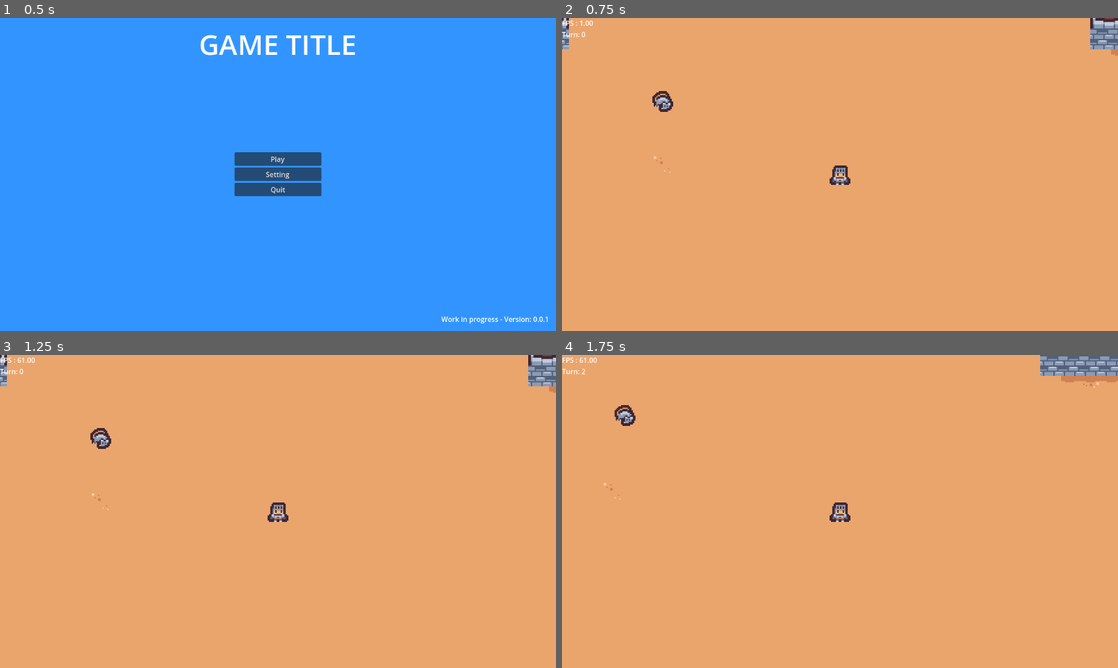
Above: before the commit, frames 1-4 (two rows, left to right).
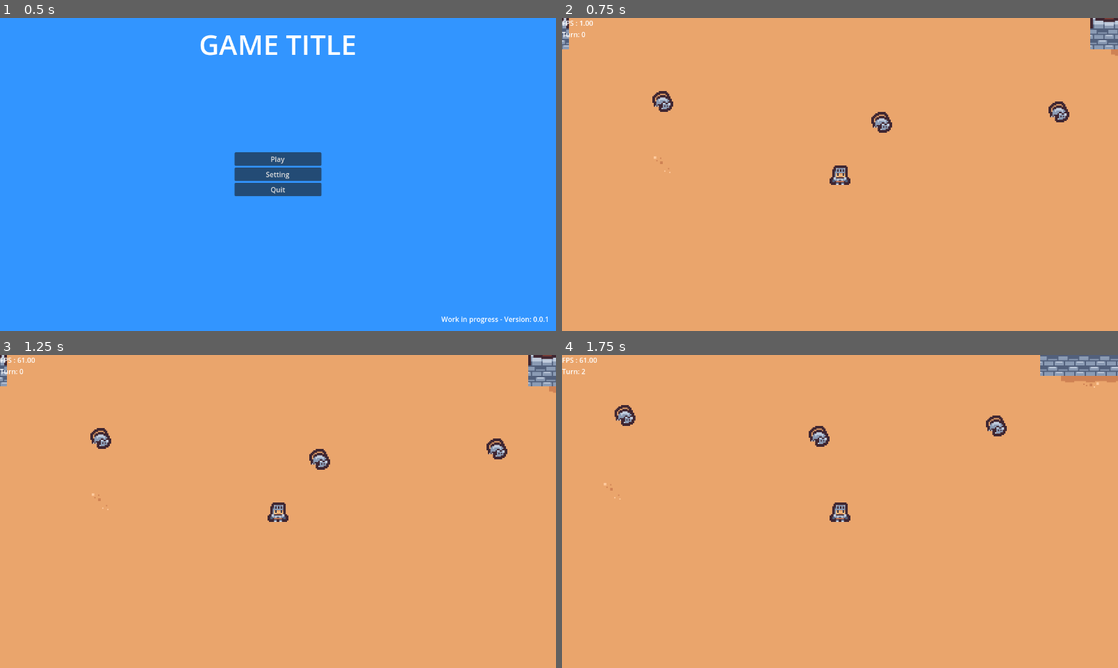
Above: after the commit, the same moments.

Repository: andarms/turn_base_tdb
Game: Godot game, scene res://src/screens/main_menu/main_menu.tscn
The game is run twice, just before and just after one commit, with the same random seed, the same clock (stepped at 60 frames per second) and the same inputs.
Inputs:
- Up to frame 1 (0.5 s): no input
- Up to frame 2 (0.75 s): click "Play" at 0.5 s
- Up to frame 3 (1.25 s): no input
- Up to frame 4 (1.75 s): tap Enter at 1.25 s; hold Right (right) from 1.28 s (still down)

Frame 1 is identical in both runs. In frame 2, 0.4% of the frame differs, in the area x 55-92%, y 26-37%; in frame 3, 0.4%; in frame 4, 0.4%.

Commit message:
add pause sun screen

Diff:
--- a/project.godot
+++ b/project.godot
@@ -64,6 +64,11 @@
 "events": [Object(InputEventKey,"resource_local_to_scene":false,"resource_name":"","device":-1,"window_id":0,"alt_press …(182 unchanged characters)…
 ]
 }
+pause={
+"deadzone": 0.5,
+"events": [Object(InputEventKey,"resource_local_to_scene":false,"resource_name":"","device":-1,"window_id":0,"alt_pressed":false,"shift_pressed":false,"ctrl_pressed":false,"meta_pressed":false,"pressed":false,"keycode":0,"physical_keycode":80,"key_label":0,"unicode":112,"echo":false,"script":null)
+]
+}
 
 [rendering]
 
--- a/src/ai/core/nodes/agent.gd
+++ b/src/ai/core/nodes/agent.gd
@@ -13,6 +13,8 @@
 
 
 func _process(delta: float) -> void:
+	if AssetsReferences.paused:
+		return
 	if not current_action:
 		return
 	var valid = current_action.validate_preconditions(percents)
--- a/src/entities/player/player_movement.gd
+++ b/src/entities/player/player_movement.gd
@@ -10,6 +10,8 @@
 
 
 func _process(_delta: float) -> void:
+	if AssetsReferences.paused:
+		return
 	if is_moving:
 		return
 
@@ -24,6 +26,8 @@
 
 
 func _physics_process(delta: float) -> void:
+	if AssetsReferences.paused:
+		return
 	if !is_moving:
 		return
 
--- a/src/managers/assets_references.gd
+++ b/src/managers/assets_references.gd
@@ -1,6 +1,11 @@
 extends Node
 
 var damage_indicator = preload("res://src/components/damage_indicator/damage_indicator.tscn")
+var paused = false
+
+
+func back_to_main_menu():
+	get_tree().change_scene_to_file("res://src/screens/main_menu/main_menu.tscn")
 
 
 func create_damage_indicator(position: Vector2, damage: int):
--- /dev/null
+++ b/src/screens/play/pause/pause.gd
@@ -0,0 +1,16 @@
+class_name PauseSubScreen extends Control
+
+
+func _on_main_menu_button_pressed():
+	AssetsReferences.paused = false
+	AssetsReferences.back_to_main_menu()
+
+
+func _on_continue_pressed() -> void:
+	AssetsReferences.paused = false
+	visible = false
+
+
+func toggle():
+	AssetsReferences.paused = !AssetsReferences.paused
+	visible = AssetsReferences.paused
--- /dev/null
+++ b/src/screens/play/pause/pause.tscn
@@ -0,0 +1,57 @@
+[gd_scene load_steps=2 format=3 uid="uid://cfjg5t1pcdmdp"]
+
+[ext_resource type="Script" path="res://src/screens/play/pause/pause.gd" id="1_1o3dh"]
+
+[node name="Pause" type="Control"]
+layout_mode = 3
+anchors_preset = 15
+anchor_right = 1.0
+anchor_bottom = 1.0
+grow_horizontal = 2
+grow_vertical = 2
+script = ExtResource("1_1o3dh")
+
+[node name="ColorRect" type="ColorRect" parent="."]
+layout_mode = 1
+anchors_preset = 15
+anchor_right = 1.0
+anchor_bottom = 1.0
+grow_horizontal = 2
+grow_vertical = 2
+color = Color(0, 0, 0, 0.392157)
+
+[node name="MarginContainer" type="MarginContainer" parent="."]
+layout_mode = 1
+anchors_preset = 15
+anchor_right = 1.0
+anchor_bottom = 1.0
+grow_horizontal = 2
+grow_vertical = 2
+theme_override_constants/margin_left = 16
+theme_override_constants/margin_top = 16
+theme_override_constants/margin_right = 16
+theme_override_constants/margin_bottom = 16
+
+[node name="Label" type="Label" parent="MarginContainer"]
+layout_mode = 2
+size_flags_horizontal = 4
+size_flags_vertical = 0
+text = "Paused"
+
+[node name="VBoxContainer" type="VBoxContainer" parent="MarginContainer"]
+custom_minimum_size = Vector2(200, 0)
+layout_mode = 2
+size_flags_horizontal = 4
+size_flags_vertical = 4
+
+[node name="Continue" type="Button" parent="MarginContainer/VBoxContainer"]
+layout_mode = 2
+text = "Continue
+"
+
+[node name="MainMenuButton" type="Button" parent="MarginContainer/VBoxContainer"]
+layout_mode = 2
+text = "Main menu"
+
+[connection signal="pressed" from="MarginContainer/VBoxContainer/Continue" to="." method="_on_continue_pressed"]
+[connection signal="pressed" from="MarginContainer/VBoxContainer/MainMenuButton" to="." method="_on_main_menu_button_pressed"]
--- /dev/null
+++ b/src/screens/play/play.gd
@@ -0,0 +1,8 @@
+class_name PlayeScreen extends Node2D
+
+@onready var pause_scene: PauseSubScreen = $CanvasLayer/Pause
+
+
+func _input(event: InputEvent) -> void:
+	if event.is_action_pressed("ui_cancel"):
+		pause_scene.toggle()
--- a/src/screens/play/play.tscn
+++ b/src/screens/play/play.tscn
@@ -1,5 +1,7 @@
-[gd_scene load_steps=8 format=3 uid="uid://ccyfkp54sosas"]
+[gd_scene load_steps=10 format=3 uid="uid://ccyfkp54sosas"]
 
+[ext_resource type="PackedScene" uid="uid://cfjg5t1pcdmdp" path="res://src/screens/play/pause/pause.tscn" id="1_dx8bw"]
+[ext_resource type="Script" path="res://src/screens/play/play.gd" id="1_ssqf2"]
 [ext_resource type="PackedScene" uid="uid://jvlxsi4bic1l" path="res://src/entities/player/player.tscn" id="2_hiq2x"]
 [ext_resource type="TileSet" uid="uid://yor0f3hx1010" path="res://tiny_dunguon_tileset.tres" id="2_m7qcl"]
 [ext_resource type="Script" path="res://src/debug/fps.gd" id="4_8rjxf"]
@@ -10,7 +12,8 @@
 [sub_resource type="RectangleShape2D" id="RectangleShape2D_qpiij"]
 size = Vector2(16, 16)
 
-[node name="Node2D" type="Node2D"]
+[node name="PlayScreen" type="Node2D"]
+script = ExtResource("1_ssqf2")
 
 [node name="TileMap" type="TileMap" parent="."]
 tile_set = ExtResource("2_m7qcl")
@@ -33,6 +36,9 @@
 offset_bottom = 23.0
 script = ExtResource("4_8rjxf")
 
+[node name="Pause" parent="CanvasLayer" instance=ExtResource("1_dx8bw")]
+visible = false
+
 [node name="HitBox" type="Area2D" parent="." node_paths=PackedStringArray("damage")]
 position = Vector2(8, 24)
 script = ExtResource("5_o6aha")
@@ -48,4 +54,10 @@
 [node name="Enemy" parent="." instance=ExtResource("6_5808j")]
 position = Vector2(-56, 24)
 
+[node name="Enemy2" parent="." instance=ExtResource("6_5808j")]
+position = Vector2(112, 40)
+
+[node name="Enemy3" parent="." instance=ExtResource("6_5808j")]
+position = Vector2(248, 32)
+
 [editable path="Player"]
